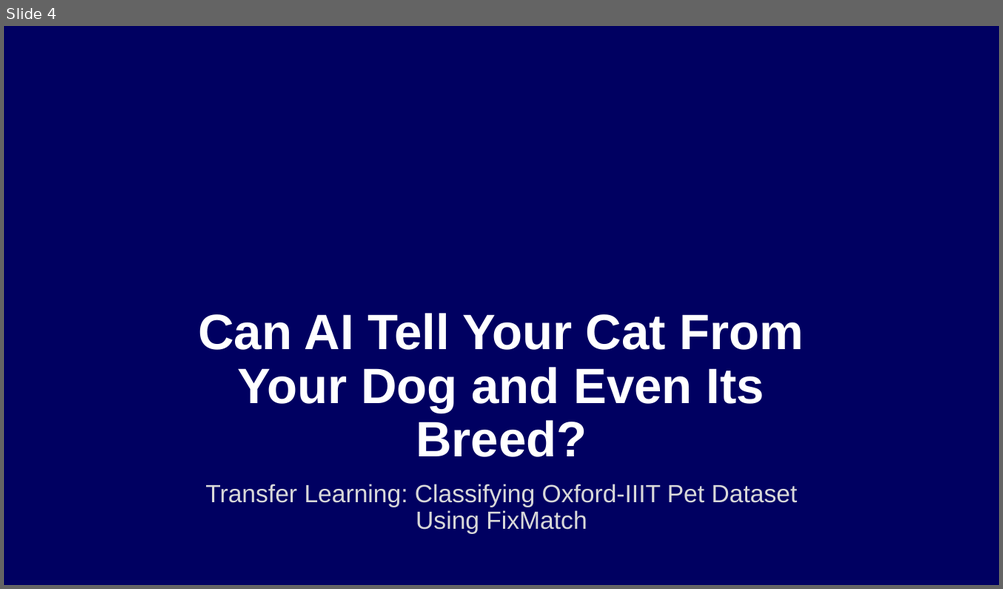
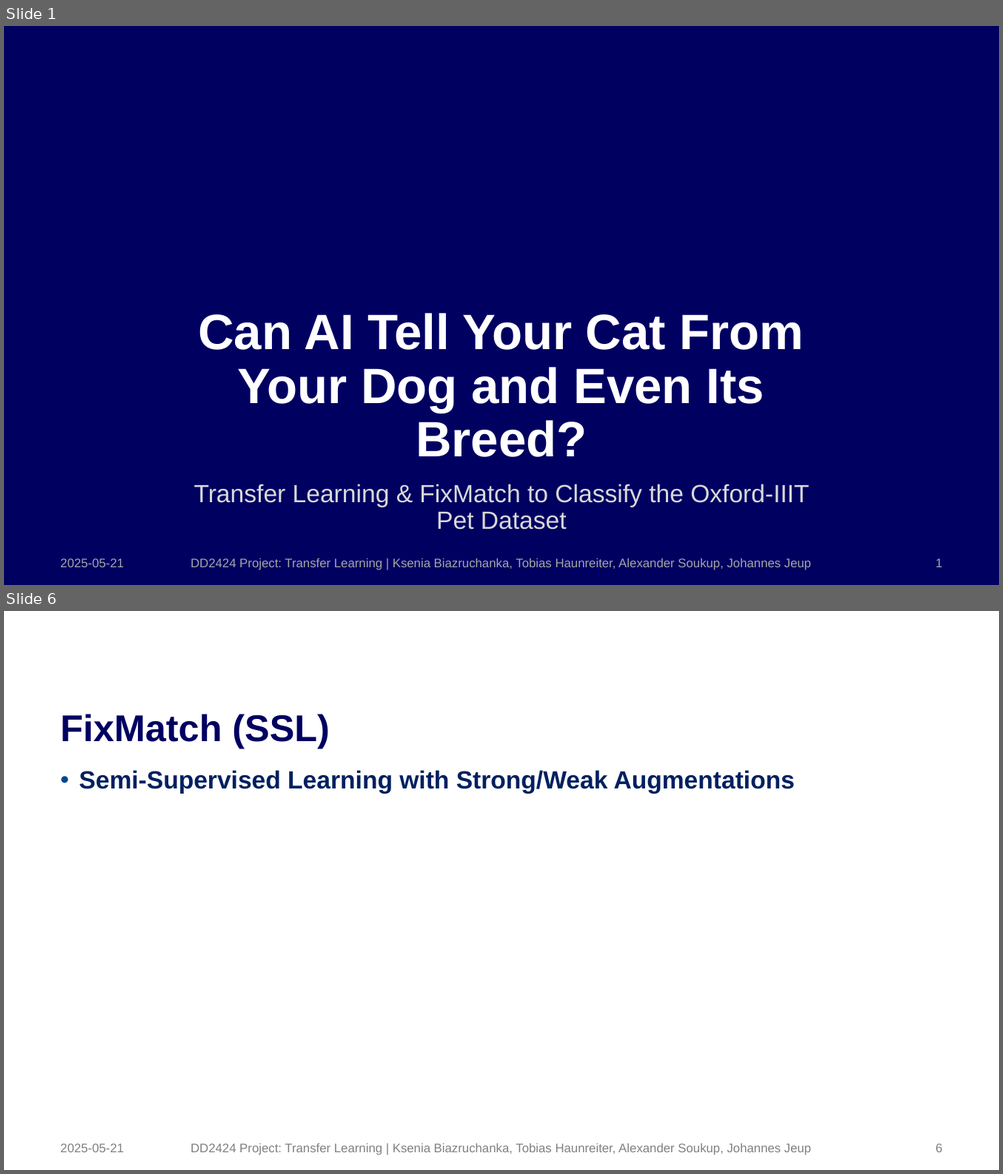
Before and after one commit to kseniabez/transfer-learning-project, a slide deck: DD2424_Presentation.pptx. Shown one above the other, each under a label of ours: slide 4 before the commit, slides 1 and 6 after it; the slides between them are not shown. The pictures are 1003x589 and 1003x1174 pixels, drawn with LibreOffice and Linux fonts; fonts in the diff are those of the drawing; background and template pictures are left out. Boxes give left, top, right and bottom in pixels: in the first picture for what was removed or moved away, otherwise in the second. Text is boxed around its words. In the diff, an @@ line names an element or a change of style, - is before the commit and + after.

```diff
--- a/DD2424_Presentation.pptx
+++ b/DD2424_Presentation.pptx
@@ slide 6 added at [4, 611, 999, 1170], background #FFFFFF @@
@@ title added at [60, 714, 329, 749], 36 pt, text #000061, bold @@
+FixMatch (SSL)
@@ text added at [79, 770, 794, 794], 24 pt, text #002060, bold @@
+• Semi-Supervised Learning with Strong/Weak Augmentations
@@ text added at [60, 1144, 124, 1153], 12 pt, text #808080 @@
+2025-05-21
@@ text added at [190, 1144, 811, 1156], 12 pt, text #808080 @@
+DD2424 Project: Transfer Learning | Ksenia Biazruchanka, Tobias Haunreiter, Alexander Soukup, Johannes Jeup
@@ page number added at [935, 1144, 942, 1153], 12 pt, text #808080 @@
+6
@@ what was slide 4 is now slide 1 @@
@@ slide 1 changed as well @@
@@ subtitle at [194, 484, 808, 530]: text changed @@
-Transfer Learning: Classifying Oxford-IIIT Pet Dataset Using FixMatch
+Transfer Learning & FixMatch to Classify the Oxford-IIIT Pet Dataset
@@ text added at [60, 559, 124, 568], 12 pt, text #A6A6A6 @@
+2025-05-21
@@ text added at [190, 559, 811, 571], 12 pt, text #A6A6A6 @@
+DD2424 Project: Transfer Learning | Ksenia Biazruchanka, Tobias Haunreiter, Alexander Soukup, Johannes Jeup
@@ page number added at [935, 559, 942, 568], 12 pt, text #A6A6A6 @@
+1
```
Also in this commit, not shown: 5 other slides added, 4 slides removed.
